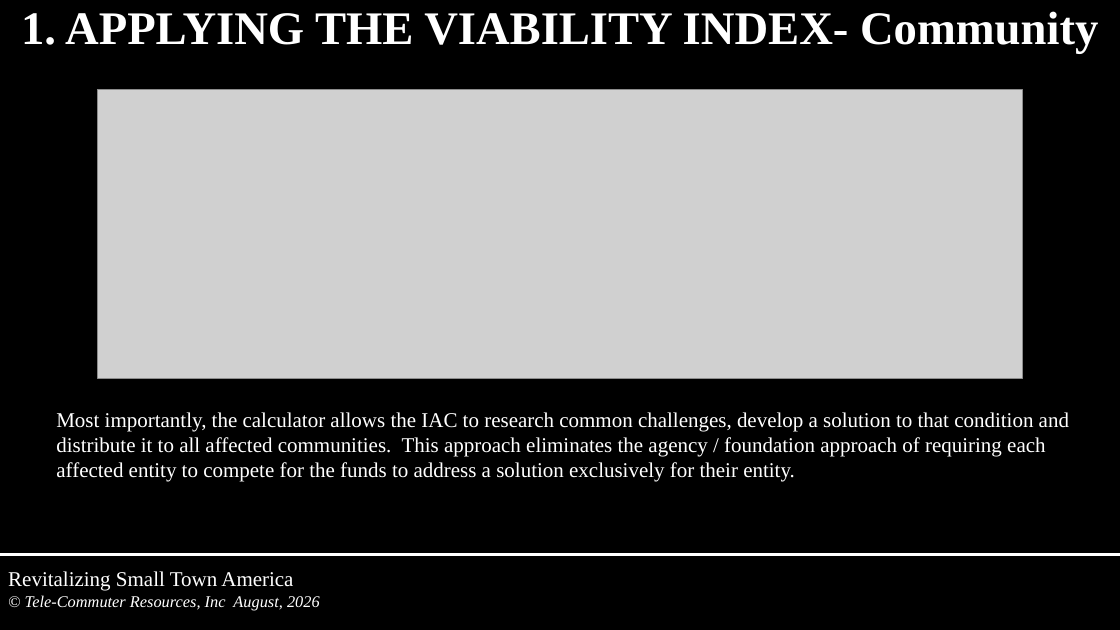
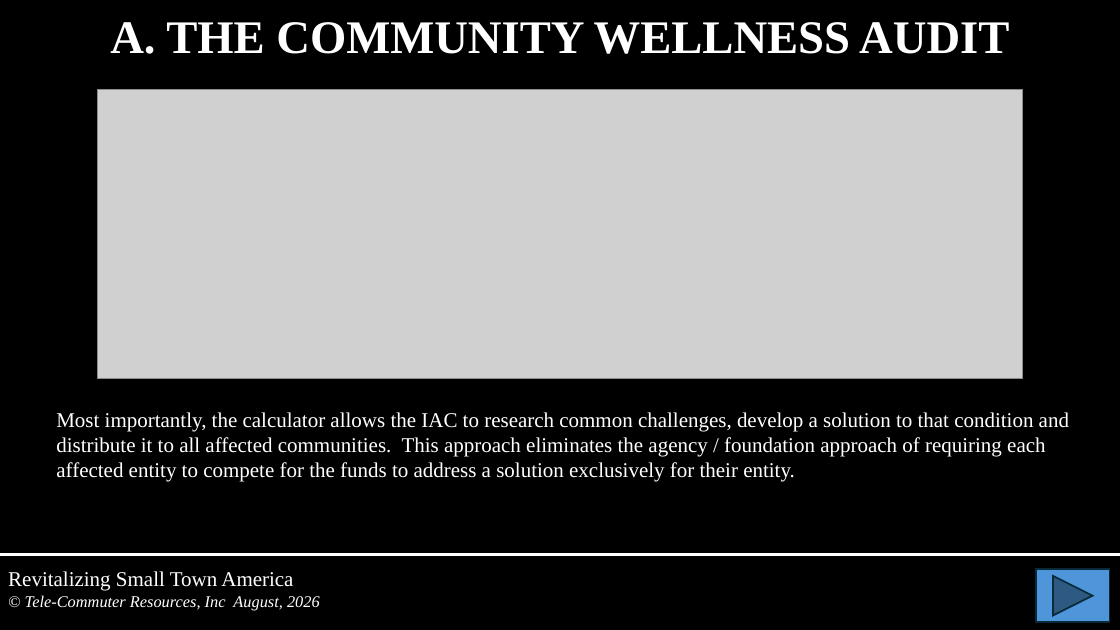
Before and after one commit to tcr-iac/iac-community-portal, a slide deck: slide 16 of files/Tools-Intro-for-Tom.pptx (slide 11 before the commit). Drawn at 1120x630 pixels with LibreOffice and Linux fonts; fonts in the diff are those of the drawing; grey boxes stand for pictures. Boxes give left, top, right and bottom in pixels: in the first picture for what was removed or moved away, otherwise in the second. Text is boxed around its words. In the diff, an @@ line names an element or a change of style, - is before the commit and + after.

```diff
--- a/files/Tools-Intro-for-Tom.pptx
+++ b/files/Tools-Intro-for-Tom.pptx
@@ subtitle at box(110, 22, 1009, 54): text changed @@
-1. APPLYING THE VIABILITY INDEX- Community
+A. THE COMMUNITY WELLNESS AUDIT
@@ action button forward next added at box(1036, 570, 1110, 623), fill #4E95D9, outline #092A39 1.5 pt @@
```
Also in this commit, not shown: 13 other slides changed, 31 slides added, 2 slides removed, 1 other file.
